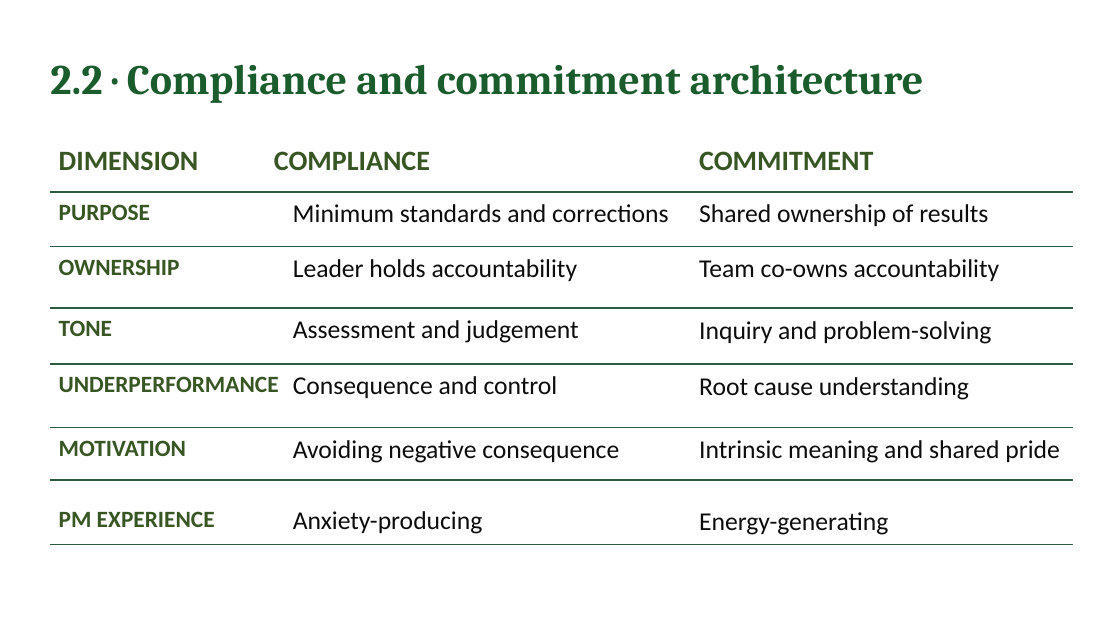
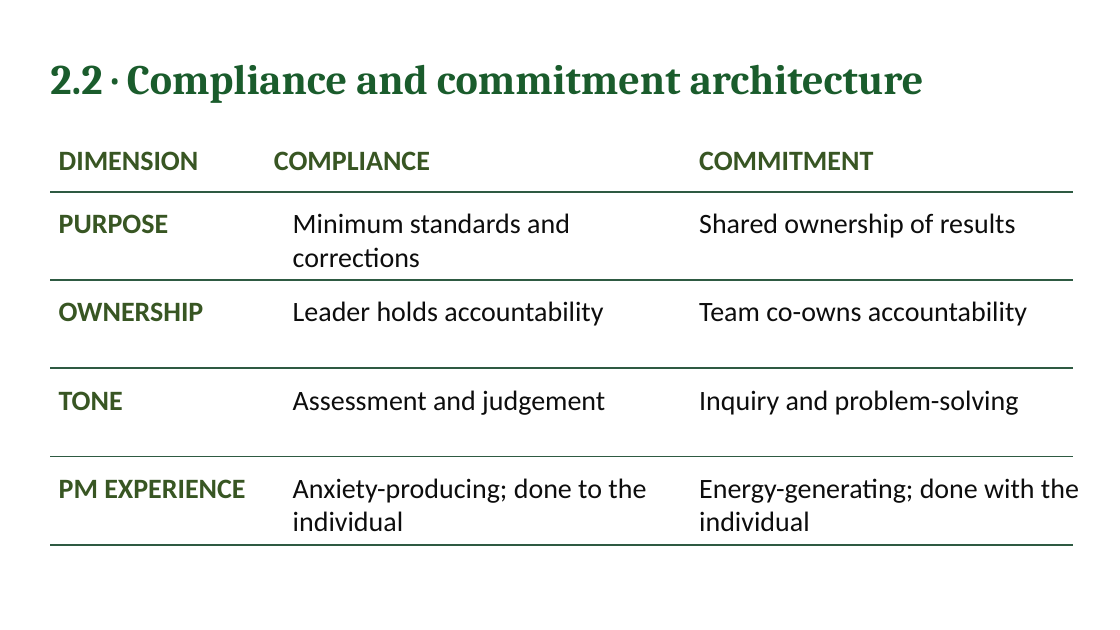
Before and after one commit to IBSL26/ibsl-platform, a slide deck: slide 19 of Unit decks/Unit 06 - Performance Management Setup.pptx (slide 14 before the commit). Drawn at 1120x630 pixels with LibreOffice and Linux fonts; fonts in the diff are those of the drawing. Boxes give left, top, right and bottom in pixels: in the first picture for what was removed or moved away, otherwise in the second. Text is boxed around its words. In the diff, an @@ line names an element or a change of style, - is before the commit and + after.

```diff
--- a/Unit decks/Unit 06 - Performance Management Setup.pptx
+++ b/Unit decks/Unit 06 - Performance Management Setup.pptx
@@ text "PURPOSE": place and size @@
-text "PURPOSE" at (59,204,150,220)
+text "PURPOSE" at (59,214,169,233)
@@ text "Minimum standards and corrections": place and size @@
-text "Minimum standards and corrections" at (293,204,668,223)
+text "Minimum standards and corrections" at (293,213,570,268)
@@ text "Shared ownership of results": place and size @@
-text "Shared ownership of results" at (699,204,988,226)
+text "Shared ownership of results" at (699,213,1016,238)
@@ text "OWNERSHIP": place and size @@
-text "OWNERSHIP" at (59,259,180,275)
+text "OWNERSHIP" at (59,302,204,321)
@@ rectangle: place and size @@
-rectangle at (50,246,1073,247)
+rectangle at (50,280,1073,281)
@@ text "Leader holds accountability": place and size @@
-text "Leader holds accountability" at (293,259,578,281)
+text "Leader holds accountability" at (293,301,603,326)
@@ text "Team co-owns accountability": place and size @@
-text "Team co-owns accountability" at (699,259,1000,281)
+text "Team co-owns accountability" at (699,301,1027,326)
@@ size 20 to 24 pt in 4 elements at (59,479,245,498), (59,214,169,233), (59,302,204,321), (59,391,123,410) @@
@@ text "TONE": place and size @@
-text "TONE" at (59,320,112,336)
+text "TONE" at (59,391,123,410)
@@ rectangle: place and size @@
-rectangle at (50,308,1073,308)
+rectangle at (50,368,1073,369)
@@ text removed at (59,376,279,392) @@
-UNDERPERFORMANCE
@@ size 22 to 24 pt in 6 elements at (699,213,1016,238), (699,301,1027,326), (293,213,570,268), (293,301,603,326), (699,390,1019,415), (293,390,605,415) @@
@@ text "Assessment and judgement": place and size @@
-text "Assessment and judgement" at (293,320,579,343)
+text "Assessment and judgement" at (293,390,605,415)
@@ text removed at (293,376,558,398) @@
-Consequence and control
@@ text "Inquiry and problem-solving": place and size @@
-text "Inquiry and problem-solving" at (699,321,991,344)
+text "Inquiry and problem-solving" at (699,390,1019,415)
@@ text removed at (699,377,969,400) @@
-Root cause understanding
@@ rectangle removed at (50,427,1073,428) @@
@@ text removed at (59,440,186,456) @@
-MOTIVATION
@@ text removed at (293,440,619,463) @@
-Avoiding negative consequence
@@ text removed at (699,440,1059,463) @@
-Intrinsic meaning and shared pride
@@ text "PM EXPERIENCE": place and size @@
-text "PM EXPERIENCE" at (59,511,215,527)
+text "PM EXPERIENCE" at (59,479,245,498)
@@ rectangle: place and size @@
-rectangle at (50,364,1073,365)
+rectangle at (50,456,1073,457)
@@ text at (293,478,646,532): text changed; size 22 to 24 pt @@
-Anxiety-producing
+Anxiety-producing; done to the individual
@@ text at (699,478,1079,532): text changed; size 22 to 24 pt @@
-Energy-generating
+Energy-generating; done with the individual
@@ rectangle removed at (50,480,1073,481) @@
```
Also in this commit, not shown: 14 other slides changed, 14 slides added, 9 slides removed, 30 other files.
